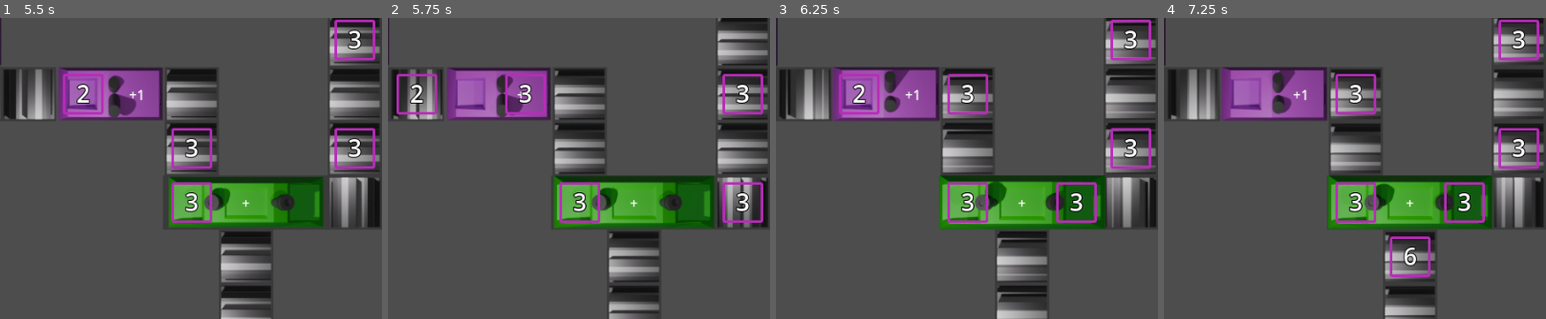
Above: before the commit, frames 1-4 (left to right).
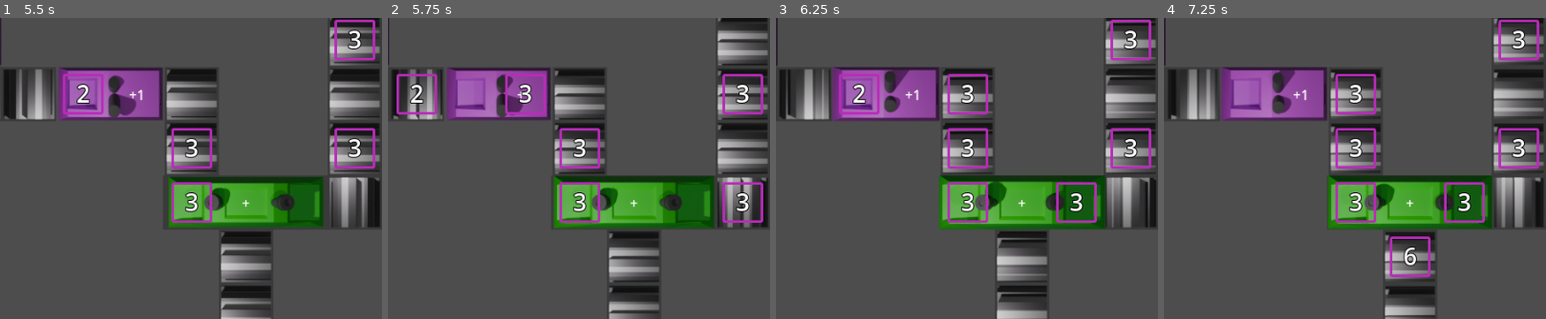
Above: after the commit, the same moments.

Repository: makreth/tiltedgjfeb
Game: Godot game, scene res://Scenes/jacobLevel.tscn
The game is run twice, just before and just after one commit, with the same random seed, the same clock (stepped at 60 frames per second) and the same inputs. This scene is started directly instead of the project's main scene.
Inputs:
- Up to frame 1 (5.5 s): no input
- Up to frame 2 (5.75 s): no input
- Up to frame 3 (6.25 s): no input
- Up to frame 4 (7.25 s): no input
The pictures show only the part of the screen within x 14-64%, y 28-78%; the shares and areas given below are measured in that part.

Frame 1 is identical in both runs. In frame 2, 0.6% of the frame differs, in the area x 44-56%, y 36-64%; in frame 3, 0.6%; in frame 4, 0.6%.

Commit message:
fixed locking issue
potentially bad performance

Diff:
--- a/Scripts/itemCalculator.gd
+++ b/Scripts/itemCalculator.gd
@@ -19,8 +19,8 @@
 	if parent is Node2D:
 		rotation = -(parent as Node2D).global_rotation
 
-func isLocked():
-	return _lockableTarget.isLocked()
+func isLocked() -> bool:
+	return _lockableTarget.isLocked() or !allReceiversFilled()
 
 func _prepareInputsForOperation() -> Array[int]:
 	var result: Array[int] = []
@@ -34,17 +34,19 @@
 	for inputReceiver in _inputReceivers:
 		inputReceiver.deleteItem()
 
+func allReceiversFilled() -> bool:
+	return _prepareInputsForOperation().size() == _inputReceivers.size()
+
 func calculate() -> void:
 	if not _lockableTarget:
 		push_error("ItemTransformer must have a target to deposit the resulting Item.")
 		return
 	if _lockableTarget.isLocked():
 		return
+	if !allReceiversFilled():
+		return
 
 	var inputValues = _prepareInputsForOperation()
-	if inputValues.size() != _inputReceivers.size():
-		return
-
 	var firstOperand = inputValues.get(0)
 	var outputItem = _inputReceivers.get(0).getItem()
 	if _inputReceivers.size() == 1:
